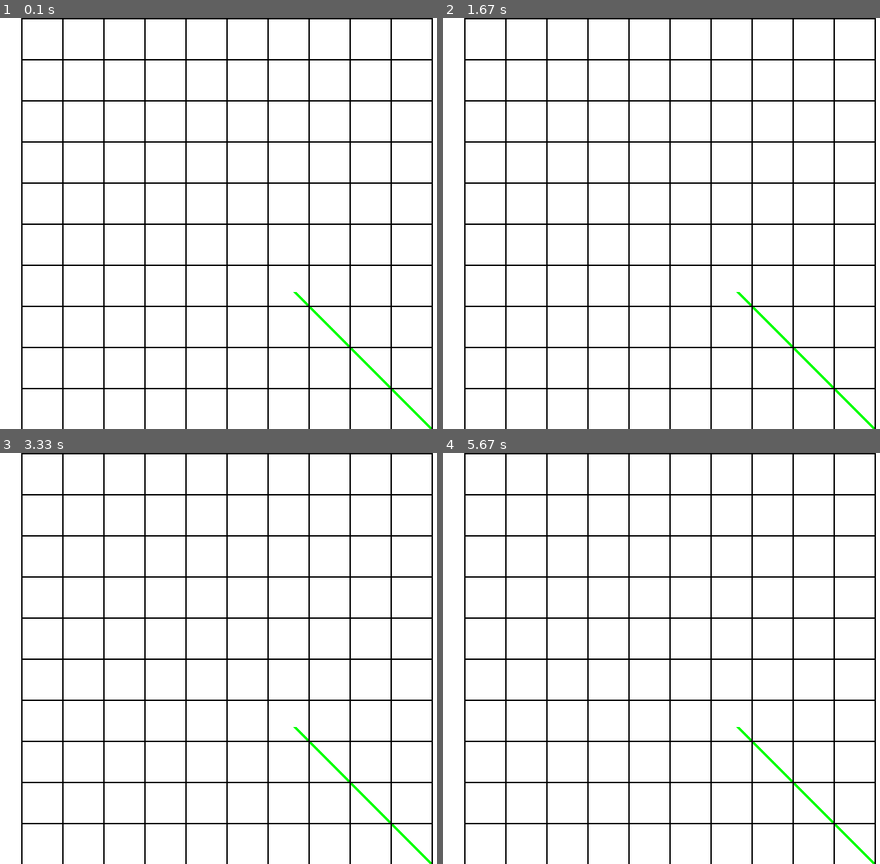
Above: before the commit, frames 1-4 (two rows, left to right).
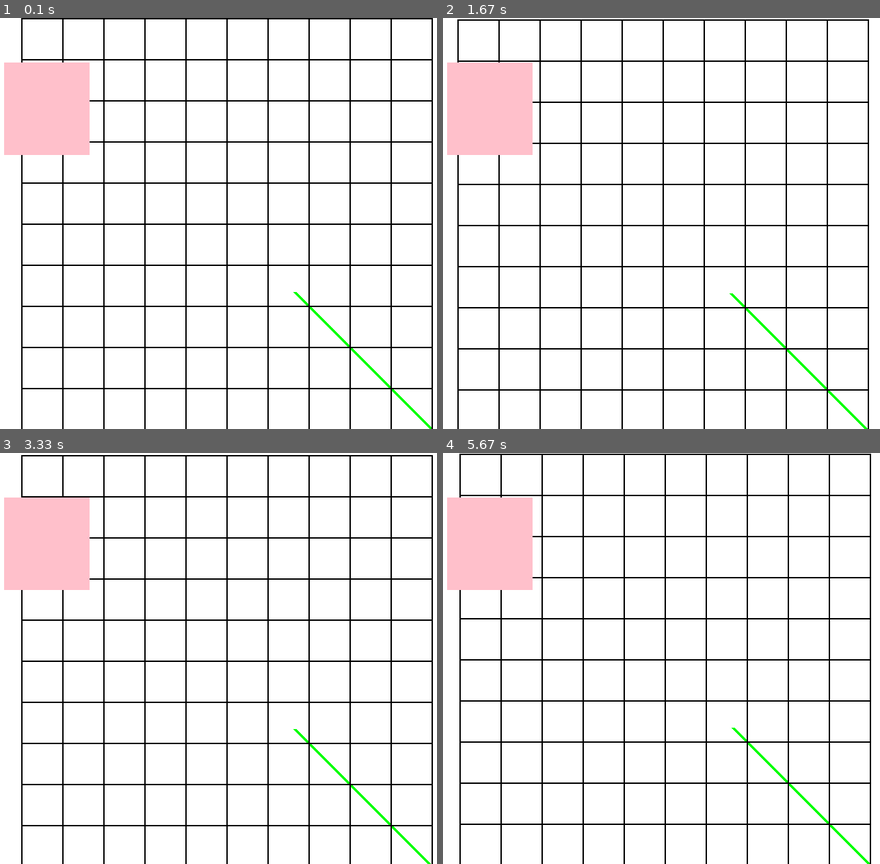
Above: after the commit, the same moments.

Repository: dxia2p/Pygame_game
Game: pygame game, started from LevelEditor/LevelEditor.py
The game is run twice, just before and just after one commit, with the same random seed, the same clock (stepped at 60 frames per second) and the same inputs.
Inputs:
- Up to frame 1 (0.1 s): no input
- Up to frame 2 (1.67 s): hold D 0.33-0.8 s; hold W 0.83-1.13 s; hold D 1.17-1.63 s
- Up to frame 3 (3.33 s): hold A 1.67-2.2 s; hold S 2.23-2.53 s; hold A 2.57-2.97 s; hold W from 3 s (still down)
- Up to frame 4 (5.67 s): release W at 3.37 s; hold D 3.4-4.03 s; hold S 4.07-4.43 s; hold A 4.47-4.93 s; hold D 4.97-5.43 s; hold W from 5.47 s (still down)

The runs differ from the first frame. In frame 1, 4.4% of the frame differs, in the area x 0-21%, y 10-34%; in frame 2, 17%, in the area x 0-100%, y 0-100%; in frame 3, 11%; in frame 4, 14%.

Commit message:
added gui

Diff:
--- /dev/null
+++ b/LevelEditor/Gui.py
@@ -0,0 +1,35 @@
+import pygame
+
+class GUIBase:
+    def __init__(self, surface) -> None:
+        self.surface = surface
+        pass
+
+    def draw(self):
+        pass
+
+
+class GUI:
+    def __init__(self, surface : pygame.surface) -> None:
+        self.elements = []
+        self.surface = surface
+
+    def drawElements(self):
+        for element in self.elements:
+            element.draw()
+
+    def addElement(self, element : GUIBase):
+        self.elements.append(element)
+
+
+class Button (GUIBase):
+    def __init__(self, pos : pygame.Vector2, size : pygame.Vector2, texture, gui : GUI) -> None:
+        GUIBase.__init__(self, gui.surface)
+        self.size = size
+        self.texture = texture
+        self.pos = pos
+        gui.addElement(self)
+
+    def draw(self):
+        if self.texture == None:
+            pygame.draw.rect(self.surface, "pink", pygame.Rect(self.pos.x - self.size.x / 2, self.pos.y - self.size.y / 2, self.pos.x + self.size.x / 2, self.pos.y + self.size.y / 2))
--- a/LevelEditor/LevelEditor.py
+++ b/LevelEditor/LevelEditor.py
@@ -1,5 +1,6 @@
 import pygame
 import pygame.math
+import Gui
 pygame.init()
 
 
@@ -9,12 +10,15 @@
         self.size = screenSize
 
     def drawLine(self, color, start : pygame.Vector2, end : pygame.Vector2, width):
-        pygame.draw.line(screen, color, start + self.pos + pygame.Vector2(self.size.x / 2, self.size.y / 2), end + self.pos + pygame.Vector2(self.size.x / 2, self.size.y / 2), width)
+        pygame.draw.line(screen, color, start + pygame.Vector2(-self.pos.x, self.pos.y) + pygame.Vector2(self.size.x / 2, self.size.y / 2), end + pygame.Vector2(-self.pos.x, self.pos.y) + pygame.Vector2(self.size.x / 2, self.size.y / 2), width)
 
 screen = pygame.display.set_mode([800, 600])
 running = True
 
 camera = Camera(pygame.Vector2(800, 600))
+gui = Gui.GUI(screen)
+button1 = Gui.Button(pygame.Vector2(100, 100), pygame.Vector2(50, 70), None, gui)
+
 clock = pygame.time.Clock()
 deltaTime = 0 # time in seconds between each frame
 gridSize = 60
@@ -35,13 +39,16 @@
     camera.drawLine("green", pygame.Vector2(100, 100), pygame.Vector2(750, 750), 5)
 
     # get input
-    events = pygame.event.get()
-    for event in events:
-        if event.type == pygame.KEYDOWN:
-            if event.key == pygame.K_w:
-                camera.pos.y += 1 * deltaTime
-            if event.key == pygame.K_s:
-                lcamera.pos.y -= 1 * deltaTime
+    keys = pygame.key.get_pressed()
+    if keys[pygame.K_w]:
+        camera.pos.y += 5 * deltaTime
+    if keys[pygame.K_s]:
+        camera.pos.y -= 5 * deltaTime
+    if keys[pygame.K_d]:
+        camera.pos.x += 5 * deltaTime
+    if keys[pygame.K_a]:
+        camera.pos.x -= 5 * deltaTime
+    print(camera.pos)
 
     # draw the grid
     width = gridColumnCount * gridSize
@@ -51,9 +58,10 @@
     for i in range(int(-height / 2), int(height / 2) + 1, gridSize):
         camera.drawLine("black", pygame.Vector2(-width / 2,i), pygame.Vector2(width / 2,i), 2)
 
+    gui.drawElements()
     # Flip the display
     pygame.display.flip()
     deltaTime = clock.get_time() / 1000
-    #print(deltaTime)
+
 # Done! Time to quit.
 pygame.quit()
